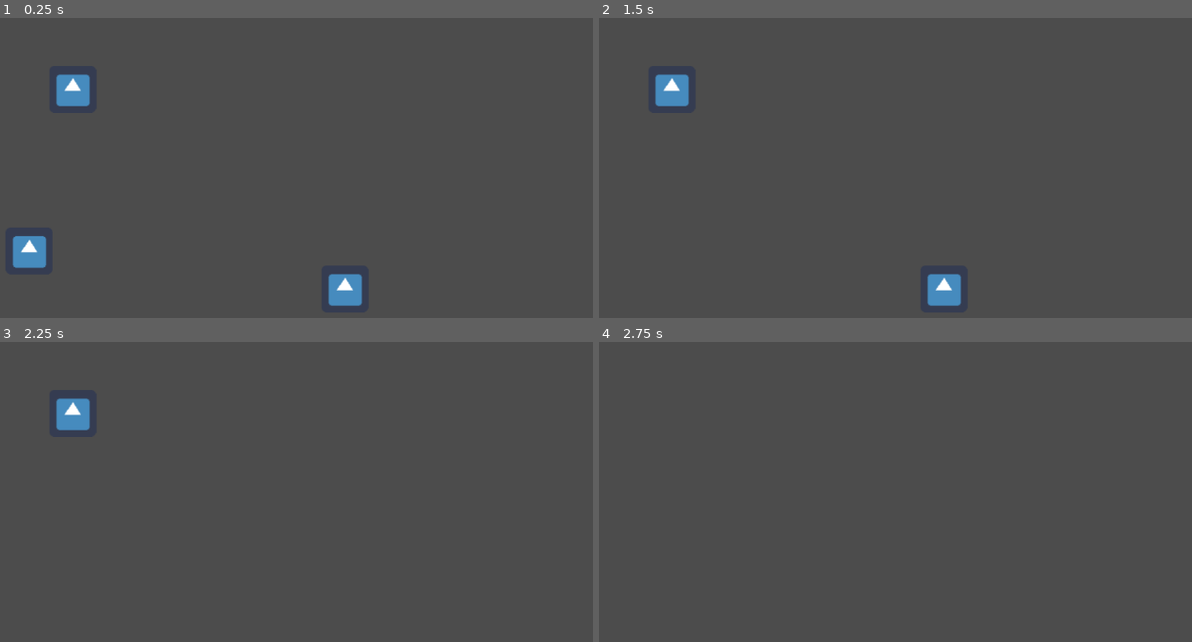
Above: before the commit, frames 1-4 (two rows, left to right).
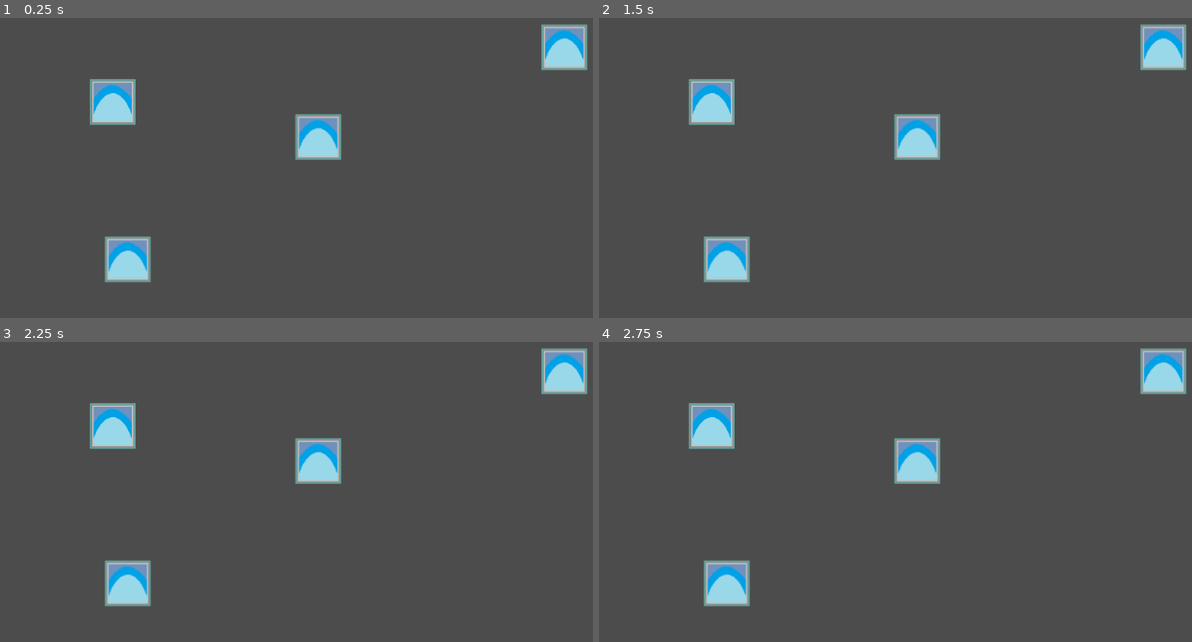
Above: after the commit, the same moments.

Repository: JoaoNSE/Shapes-Click
Game: Godot game, scene res://Main.tscn
Same seed, same stepped clock (60 frames per second), same inputs: the game is played once before the commit and once after it. The engine's default icon, where the game draws it, is replaced by a stand-in: a white triangle on a blue panel in a dark square.
Inputs (mouse positions are in pixels of both pictures, inside the frame that each line leads up to):
- Up to frame 1 (0.25 s): no input
- Up to frame 2 (1.5 s): tap Enter at 0.5 s; move the mouse to (628, 252) at 0.52 s; click (628, 252) at 0.6 s; tap Space (Explode) at 1.25 s; move the mouse to (942, 288) at 1.27 s; hold Down (ui_down) from 1.28 s (still down); click (942, 288) at 1.35 s
- Up to frame 3 (2.25 s): tap Enter at 2 s; move the mouse to (71, 414) at 2.02 s; release Down (ui_down) at 2.03 s; hold Space (Explode) from 2.03 s (still down)
- Up to frame 4 (2.75 s): keep holding Space (Explode); click (670, 414) at 2.3 s

The runs differ from the first frame. In frame 1, 6.6% of the frame differs, in the area x 2-100%, y 2-96%; in frame 2, 6.0%; in frame 3, 5.4%; in frame 4, 4.8%.

Commit message:
Outline Shader feito.

Diff:
--- a/Controller.gd
+++ b/Controller.gd
@@ -22,6 +22,9 @@
 	#get_parent().get_node("Linha").points.resize(0)
 
 func _process(delta):
+	if Input.is_action_pressed("ui_down"):
+		print(shapes)
+
 	if Input.is_action_pressed("Clique_Cancela"):
 		limpar()
 
@@ -38,6 +41,7 @@
 			return
 		shapes.append(node)
 		pontos.append(node.position)
+		node.set_selection(true)
 		if linha == null:
 			linha = linha_preload.instance()
 			get_parent().add_child(linha)
@@ -48,6 +52,8 @@
 	if linha != null:
 		linha.queue_free()
 		linha = null
+	for s in shapes:
+		s.set_selection(false)
 	shapes.clear()
 	pontos.clear()
 
--- a/Main.tscn
+++ b/Main.tscn
@@ -1,22 +1,33 @@
-[gd_scene load_steps=3 format=2]
+[gd_scene load_steps=6 format=2]
 
 [ext_resource path="res://Controller.gd" type="Script" id=1]
-[ext_resource path="res://Quadrado.tscn" type="PackedScene" id=2]
+[ext_resource path="res://OutlineMaterial.tres" type="Material" id=2]
+[ext_resource path="res://square_alpha.png" type="Texture" id=3]
+[ext_resource path="res://OutlineTest.gd" type="Script" id=4]
+[ext_resource path="res://Quadrado.tscn" type="PackedScene" id=5]
 
-[node name="Main" type="Node" index="0"]
+[node name="Main" type="Node"]
 
 [node name="Controller" type="Node" parent="." index="0"]
 
 script = ExtResource( 1 )
 
-[node name="Quadrado" parent="." index="1" instance=ExtResource( 2 )]
+[node name="Sprite" type="Sprite" parent="." index="1"]
 
-position = Vector2( 70.3236, 373.825 )
+material = ExtResource( 2 )
+position = Vector2( 798.14, 96.3322 )
+texture = ExtResource( 3 )
+script = ExtResource( 4 )
+_sections_unfolded = [ "Material" ]
 
-[node name="Quadrado2" parent="." index="2" instance=ExtResource( 2 )]
+[node name="Quadrado3" parent="." index="2" instance=ExtResource( 5 )]
 
-position = Vector2( 499.666, 425.642 )
+position = Vector2( 204.487, 384.981 )
 
-[node name="Quadrado3" parent="." index="3" instance=ExtResource( 2 )]
+[node name="Quadrado" parent="." index="3" instance=ExtResource( 5 )]
 
-position = Vector2( 129.544, 153.601 )
+position = Vector2( 184.038, 170.406 )
+
+[node name="Quadrado2" parent="." index="4" instance=ExtResource( 5 )]
+
+position = Vector2( 463.503, 218.119 )
--- /dev/null
+++ b/OutlineMaterial.tres
@@ -0,0 +1,12 @@
+[gd_resource type="ShaderMaterial" load_steps=2 format=2]
+
+[ext_resource path="res://OutlineShader.shader" type="Shader" id=1]
+
+[resource]
+
+render_priority = 0
+shader = ExtResource( 1 )
+shader_param/outline_width = 4.0
+shader_param/outline_color = Plane( 0, 0, 0, 1 )
+shader_param/active = null
+_sections_unfolded = [ "shader_param" ]
--- /dev/null
+++ b/OutlineShader.shader
@@ -0,0 +1,53 @@
+shader_type canvas_item;
+
+uniform float outline_width=1.0;
+uniform vec4 outline_color=vec4(0.4,0.56,0.35,1);
+uniform bool active = false;
+
+varying vec2 vert;
+
+void vertex() {
+	//VERTEX *= 2.0;
+	vert = VERTEX;
+}
+
+void fragment() {
+
+	/*float alpha = 4.0*texture(TEXTURE, UV).a;
+	alpha -= texture(TEXTURE, UV + vec2(stepSizeX, 0.0)).a;
+	alpha -= texture(TEXTURE, UV + vec2(-stepSizeX, 0.0)).a;
+	alpha -= texture(TEXTURE, UV + vec2(0.0, stepSizeY)).a;
+	alpha -= texture(TEXTURE, UV + vec2(0.0, -stepSizeY)).a;
+
+	COLOR = vec4(0.8, 0.0, 0.4, alpha);*/
+
+
+	//COLOR = texture(TEXTURE, SCREEN_UV);
+	//COLOR.a = texture(TEXTURE, SCREEN_UV).a * texture(sText, UV).a;
+	//COLOR.a = alpha;
+	if (active) {
+		vec4 col = texture(TEXTURE,UV);
+		vec2 ps = TEXTURE_PIXEL_SIZE;
+		float a;
+		float maxa=col.a;
+		float mina=col.a;
+		a=texture(TEXTURE,UV+vec2(0,-outline_width)*ps).a;
+		maxa=max(a,maxa);
+		mina=min(a,mina);
+		a=texture(TEXTURE,UV+vec2(0,outline_width)*ps).a;
+		maxa=max(a,maxa);
+		mina=min(a,mina);
+		a=texture(TEXTURE,UV+vec2(-outline_width,0)*ps).a;
+		maxa=max(a,maxa);
+		mina=min(a,mina);
+		a=texture(TEXTURE,UV+vec2(outline_width,0)*ps).a;
+		maxa=max(a,maxa);
+		mina=min(a,mina);
+
+
+		COLOR=mix(col,outline_color,maxa-mina);
+	} else {
+		COLOR = texture(TEXTURE, UV + vec2(0, sin(vert.x+TIME*10.0)/80.0));
+		COLOR = texture(TEXTURE, UV);
+	}
+}
--- /dev/null
+++ b/OutlineTest.gd
@@ -0,0 +1,11 @@
+extends Sprite
+
+# class member variables go here, for example:
+# var a = 2
+# var b = "textvar"
+var mate;
+
+func _ready():
+	print("caçial")
+	material.set_shader_param("stepSizeX", 1.0/texture.get_width())
+	material.set_shader_param("stepSizeY", 1.0/texture.get_height())
--- a/Quadrado.gd
+++ b/Quadrado.gd
@@ -9,15 +9,11 @@
 var tipo = "Quadrado"
 
 func _ready():
-	# Called every time the node is added to the scene.
-	# Initialization here
 	controller = get_parent().get_node("Controller")
-	pass
-
-#func _process(delta):
-#	# Called every frame. Delta is time since last frame.
-#	# Update game logic here.
-#	pass
+	#GAMBIARRA PRA FAZER O SHADER NÃO AFETAR OS OUTROS
+	#OBJETOS QUE COMPARTILHAM O MESMO SHADER
+	var temp_mat = material.duplicate()
+	material = temp_mat
 
 
 func _on_Quadrado_input_event(viewport, event, shape_idx):
@@ -27,3 +23,6 @@
 func pontua():
 	print("GANHOU PONTOOOS")
 	queue_free()
+
+func set_selection(selection):
+	material.set_shader_param("active", selection)
--- a/Quadrado.tscn
+++ b/Quadrado.tscn
@@ -1,15 +1,81 @@
-[gd_scene load_steps=4 format=2]
+[gd_scene load_steps=6 format=2]
 
 [ext_resource path="res://Quadrado.gd" type="Script" id=1]
-[ext_resource path="res://icon.png" type="Texture" id=2]
+[ext_resource path="res://square_alpha.png" type="Texture" id=2]
 
-[sub_resource type="RectangleShape2D" id=1]
+[sub_resource type="Shader" id=5]
+
+code = "shader_type canvas_item;
+
+uniform float outline_width=1.0;
+uniform vec4 outline_color=vec4(0.4,0.56,0.35,1);
+uniform bool active = false;
+
+varying vec2 vert;
+
+void vertex() {
+	//VERTEX *= 2.0;
+	vert = VERTEX;
+}
+
+void fragment() {
+
+	/*float alpha = 4.0*texture(TEXTURE, UV).a;
+	alpha -= texture(TEXTURE, UV + vec2(stepSizeX, 0.0)).a;
+	alpha -= texture(TEXTURE, UV + vec2(-stepSizeX, 0.0)).a;
+	alpha -= texture(TEXTURE, UV + vec2(0.0, stepSizeY)).a;
+	alpha -= texture(TEXTURE, UV + vec2(0.0, -stepSizeY)).a;
+
+	COLOR = vec4(0.8, 0.0, 0.4, alpha);*/
+
+	//COLOR = texture(TEXTURE, UV + vec2(0, sin(vert.x+TIME*10.0)/80.0));
+	//COLOR = texture(TEXTURE, SCREEN_UV);
+	//COLOR.a = texture(TEXTURE, SCREEN_UV).a * texture(sText, UV).a;
+	//COLOR.a = alpha;
+	if (active) {
+		vec4 col = texture(TEXTURE,UV);
+		vec2 ps = TEXTURE_PIXEL_SIZE;
+		float a;
+		float maxa=col.a;
+		float mina=col.a;
+		a=texture(TEXTURE,UV+vec2(0,-outline_width)*ps).a;
+		maxa=max(a,maxa);
+		mina=min(a,mina);
+		a=texture(TEXTURE,UV+vec2(0,outline_width)*ps).a;
+		maxa=max(a,maxa);
+		mina=min(a,mina);
+		a=texture(TEXTURE,UV+vec2(-outline_width,0)*ps).a;
+		maxa=max(a,maxa);
+		mina=min(a,mina);
+		a=texture(TEXTURE,UV+vec2(outline_width,0)*ps).a;
+		maxa=max(a,maxa);
+		mina=min(a,mina);
+
+		//col = texture(TEXTURE, UV + vec2(0, sin(vert.x+TIME*10.0)/80.0));
+		COLOR=mix(col,outline_color,maxa-mina);
+	} else {
+		COLOR = texture(TEXTURE, UV);
+		//COLOR = texture(TEXTURE, UV + vec2(0, sin(vert.x+TIME*8.0)/80.0));
+	}
+}"
+
+[sub_resource type="ShaderMaterial" id=6]
+
+render_priority = 0
+shader = SubResource( 5 )
+shader_param/outline_width = 4.0
+shader_param/outline_color = Plane( 0.25, 0.6, 0.25, 0.8 )
+shader_param/active = false
+_sections_unfolded = [ "shader_param" ]
+
+[sub_resource type="RectangleShape2D" id=2]
 
 custom_solver_bias = 0.0
 extents = Vector2( 32, 32 )
 
 [node name="Quadrado" type="Area2D" index="0"]
 
+material = SubResource( 6 )
 input_pickable = true
 gravity_vec = Vector2( 0, 1 )
 gravity = 98.0
@@ -18,13 +84,17 @@
 audio_bus_override = false
 audio_bus_name = "Master"
 script = ExtResource( 1 )
+_sections_unfolded = [ "Material" ]
 
 [node name="CollisionShape2D" type="CollisionShape2D" parent="." index="0"]
 
-shape = SubResource( 1 )
+shape = SubResource( 2 )
 
 [node name="Sprite" type="Sprite" parent="." index="1"]
 
+use_parent_material = true
+position = Vector2( 0, 0.487679 )
 texture = ExtResource( 2 )
+_sections_unfolded = [ "Material" ]
 
 [connection signal="input_event" from="." to="." method="_on_Quadrado_input_event"]
Not shown, added: depressionTable.png.import
Binary file added: spellun-sprite.png
Not shown, added: spellun-sprite.png.import
Binary file added: square.png
Not shown, added: square.png.import
Binary file added: square_alpha.png
Not shown, added: square_alpha.png.import
